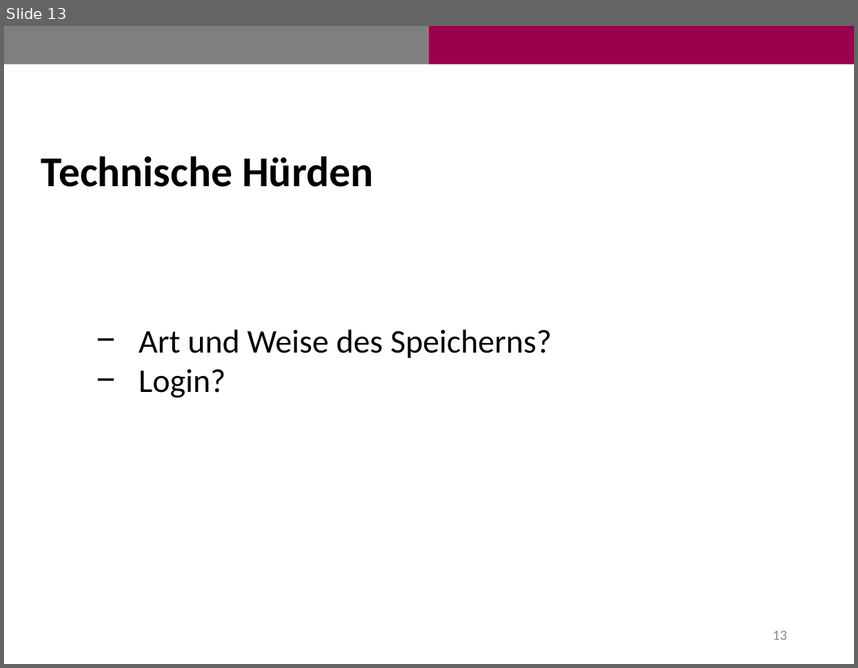
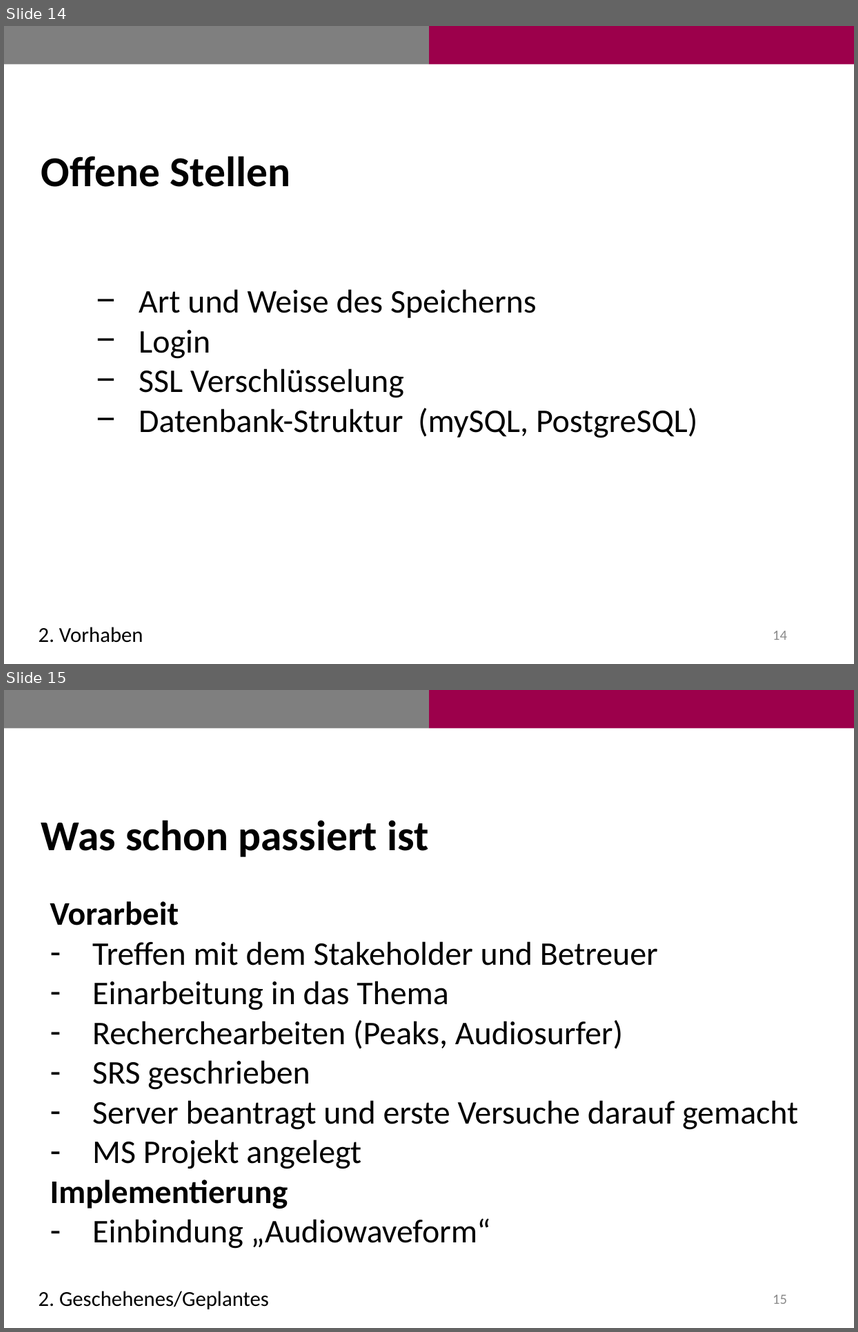
Before and after one commit to fairly99/Transkriptions-Werkzeug, a slide deck: Antrittspräsentation.pptx. Shown one above the other, each under a label of ours: slide 13 before the commit, slides 14 and 15 after it. The pictures are 858x668 and 858x1332 pixels, drawn with LibreOffice and Linux fonts; fonts in the diff are those of the drawing. Boxes give left, top, right and bottom in pixels: in the first picture for what was removed or moved away, otherwise in the second. Text is boxed around its words. In the diff, an @@ line names an element or a change of style, - is before the commit and + after.

```diff
--- a/Antrittspräsentation.pptx
+++ b/Antrittspräsentation.pptx
@@ slide 15 added at [4, 690, 854, 1328], background #FFFFFF @@
@@ rectangle added at [4, 690, 429, 728], fill #7F7F7F @@
@@ rectangle added at [429, 690, 854, 728], fill #9C004B @@
@@ text added at [41, 820, 428, 857], 36 pt, text #000000, bold @@
+Was schon passiert ist
@@ text added at [50, 901, 798, 1248], 28 pt, text #000000 @@
+Vorarbeit
+– Treffen mit dem Stakeholder und Betreuer
+– Einarbeitung in das Thema
+– Recherchearbeiten (Peaks, Audiosurfer)
+– SRS geschrieben
+– Server beantragt und erste Versuche darauf gemacht
+– MS Projekt angelegt
+Implementierung
+– Einbindung „Audiowaveform“
@@ text added at [38, 1290, 269, 1309], 18 pt, text #000000 @@
+2. Geschehenes/Geplantes
@@ page number added at [773, 1294, 787, 1303], 12 pt, text #8C8C8C @@
+15
@@ what was slide 13 is now slide 14 @@
@@ slide 14 changed as well @@
@@ text at [41, 156, 290, 187]: text changed @@
-Technische Hürden
+Offene Stellen
@@ text at [139, 289, 697, 438]: text changed @@
-− Art und Weise des Speicherns?
-− Login?
+− Art und Weise des Speicherns
+− Login
+− SSL Verschlüsselung
+− Datenbank-Struktur (mySQL, PostgreSQL)
@@ text added at [38, 626, 143, 642], 18 pt, text #000000 @@
+2. Vorhaben
@@ page number at [773, 630, 787, 639]: text changed @@
-13
+14
```
Also in this commit, not shown: 10 other slides changed, 6 other slides added, 6 slides removed, 2 other files.
